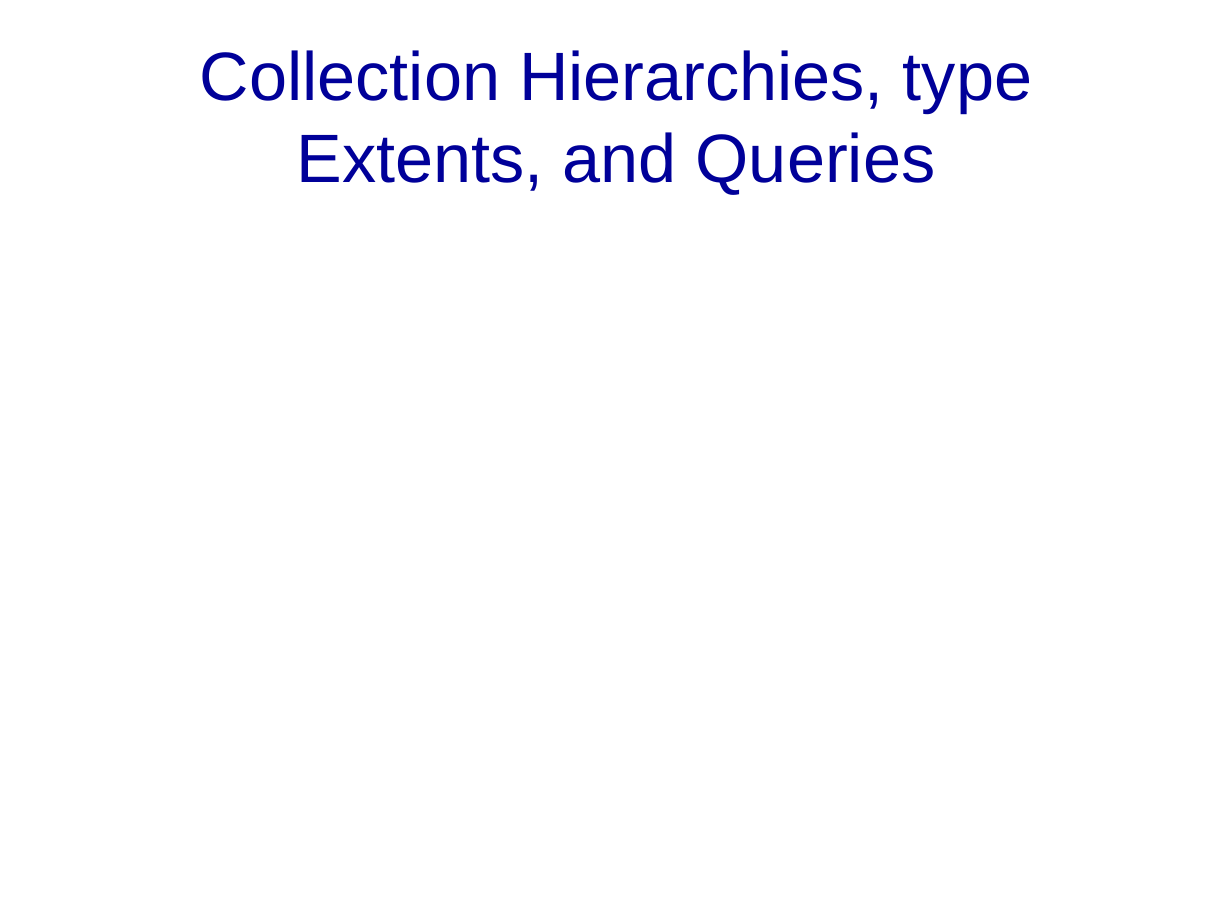
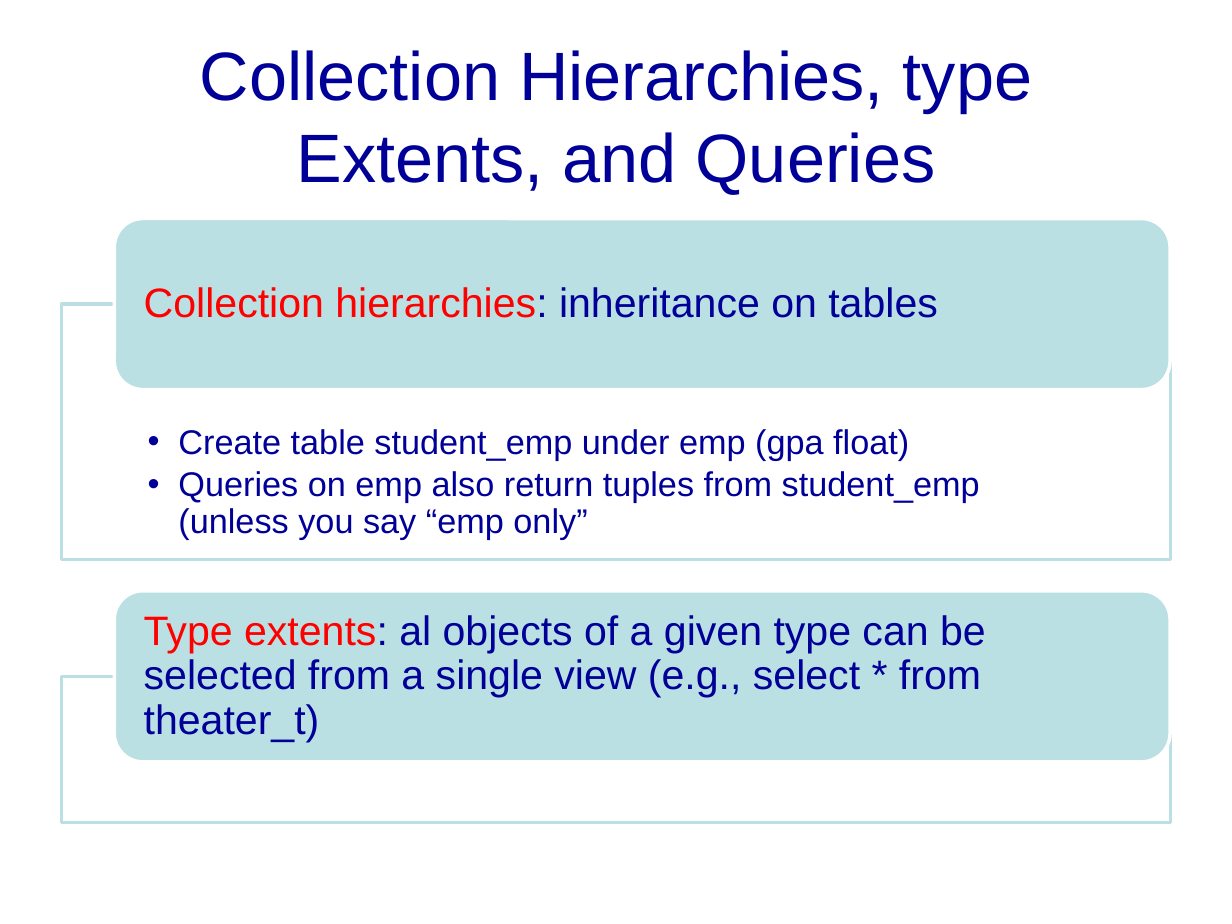
Before and after one commit to computerline1z/thaothaotientien, a slide deck: slide 13 of Thanh Thảo - 0912431/Seminar/topic#8b chapter 4-5.pptx. Drawn at 1232x924 pixels with LibreOffice and Linux fonts; fonts in the diff are those of the drawing; background and template pictures are left out. Boxes give left, top, right and bottom in pixels: in the first picture for what was removed or moved away, otherwise in the second. Text is boxed around its words. In the diff, an @@ line names an element or a change of style, - is before the commit and + after.

```diff
--- a/Thanh Thảo - 0912431/Seminar/topic#8b chapter 4-5.pptx
+++ b/Thanh Thảo - 0912431/Seminar/topic#8b chapter 4-5.pptx
@@ group added at [62,218,1170,823]: 3 texts, 2 rectangles, 2 rounded rectangles @@
+  •• Create table student_emp under emp (gpa float)
+  •• Queries on emp also return tuples from student_emp (unless you say “emp only”
+Collection hierarchies: inheritance on tables
+Type extents: al objects of a given type can be selected from a single view (e.g., select * from theater_t)
```
